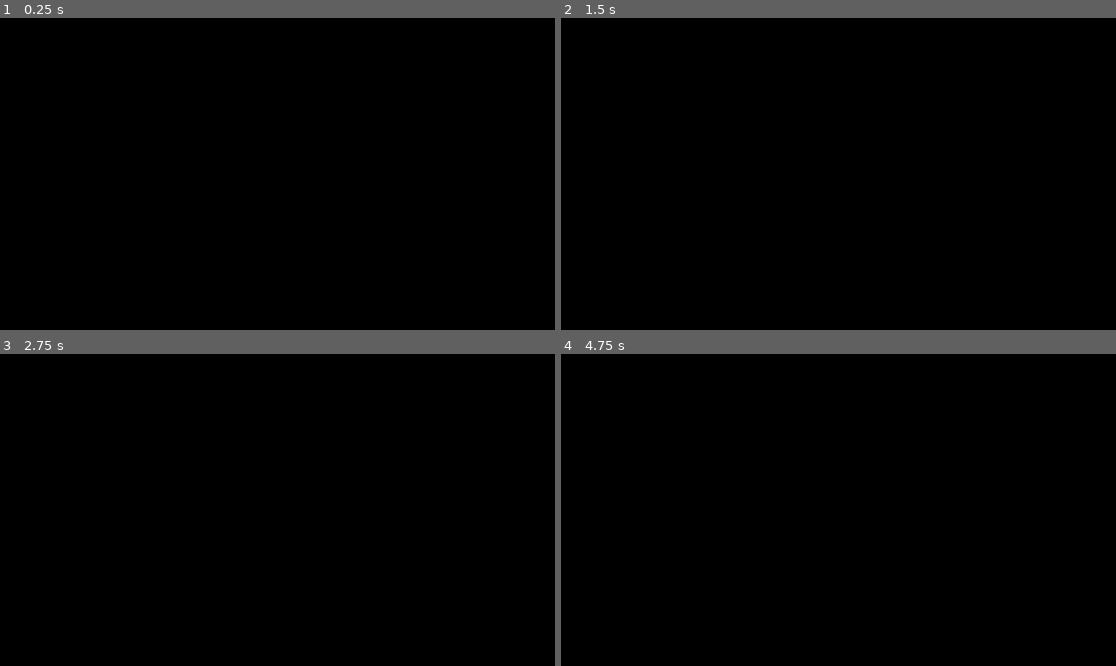
Above: before the commit, frames 1-4 (two rows, left to right).
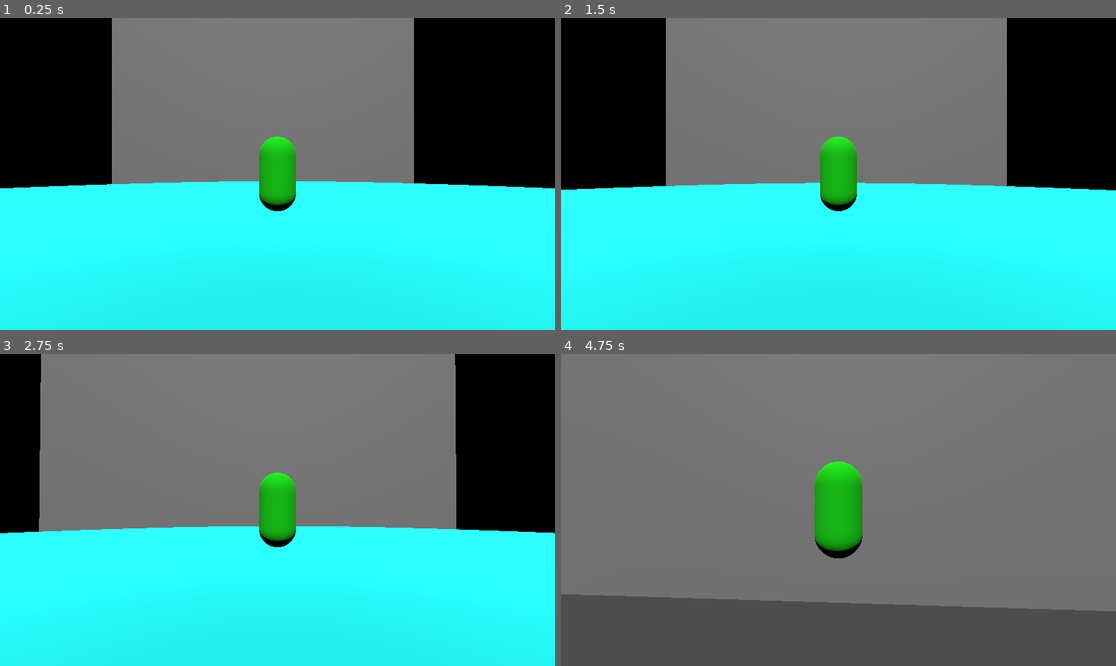
Above: after the commit, the same moments.

Repository: TylerPederson/effort
Game: Godot game, scene res://boss_room.tscn
The game is run twice, just before and just after one commit, with the same random seed, the same clock (stepped at 60 frames per second) and the same inputs.
Inputs (mouse positions are in pixels of both pictures, inside the frame that each line leads up to):
- Up to frame 1 (0.25 s): no input
- Up to frame 2 (1.5 s): tap Enter (ui_accept) at 0.5, 0.77 s; move the mouse to (866, 174) at 0.52 s; hold Up (ui_up) from 0.53 s (still down); move the mouse to (810, 174) at 1.27 s
- Up to frame 3 (2.75 s): keep holding Up (ui_up); tap Enter (ui_accept) at 1.52 s; move the mouse to (288, 503) at 2.02 s
- Up to frame 4 (4.75 s): keep holding Up (ui_up); move the mouse to (832, 516) at 2.77 s; tap Enter (ui_accept) at 3.02, 3.77, 4.52 s; move the mouse to (877, 513) at 3.52 s; move the mouse to (794, 506) at 4.27 s

The runs differ from the first frame. In frame 1, 75% of the frame differs, in the area x 0-100%, y 0-100%; in frame 2, 79%; in frame 3, 86%; in frame 4, 100%.

Commit message:
Basic Lighting and door cut out

Diff:
--- a/boss_room.tscn
+++ b/boss_room.tscn
@@ -1,14 +1,19 @@
-[gd_scene load_steps=2 format=3 uid="uid://clerkr85kk6ww"]
+[gd_scene load_steps=3 format=3 uid="uid://clerkr85kk6ww"]
 
 [ext_resource type="PackedScene" uid="uid://703h7fkmxdhp" path="res://player.tscn" id="1_ve44f"]
+
+[sub_resource type="StandardMaterial3D" id="StandardMaterial3D_ve44f"]
+albedo_color = Color(0.08627451, 1, 1, 1)
 
 [node name="BossRoom" type="Node3D"]
 
 [node name="CSGCylinder3D" type="CSGCylinder3D" parent="."]
-transform = Transform3D(52.034306, 0, 0, 0, 0.9999996, 0, 0, 0, 56.829365, 0, -10.8442335, 0)
+transform = Transform3D(52.034306, 0, 0, 0, 0.9999996, 0, 0, 0, 56.829365, 0, -10, 0)
 use_collision = true
+radius = 0.4
 height = 23.688477
 sides = 64
+material = SubResource("StandardMaterial3D_ve44f")
 
 [node name="Wall" type="CSGBox3D" parent="."]
 transform = Transform3D(-4.371139e-08, 0, 1, 0, 1, 0, -1, 0, -4.371139e-08, -1.6001434, 17.344639, -48.997257)
@@ -17,6 +22,11 @@
 [node name="Wall2" type="CSGBox3D" parent="."]
 transform = Transform3D(1, 0, 0, 0, 1, 0, 0, 0, 1, 36.692577, 18.23383, -1.6358681)
 size = Vector3(1, 55.371094, 93.50058)
+
+[node name="CSGBox3D" type="CSGBox3D" parent="Wall2"]
+transform = Transform3D(1.2706714, 0, 0, 0, 0.99999994, 0, 0, 0, 0.99999994, -0.097, -10, 1.636)
+operation = 2
+size = Vector3(5, 13.015922, 10)
 
 [node name="Wall3" type="CSGBox3D" parent="."]
 transform = Transform3D(1, 0, 0, 0, 1, 0, 0, 0, 1, -44.502747, 17.57661, -2.3530836)
@@ -28,3 +38,6 @@
 
 [node name="Player" parent="." instance=ExtResource("1_ve44f")]
 transform = Transform3D(1, 0, 0, 0, 1, 0, 0, 0, 1, 0, 3.0200787, 0)
+
+[node name="DirectionalLight3D" type="DirectionalLight3D" parent="."]
+transform = Transform3D(1, 0, 0, 0, 0.5709572, 0.82097983, 0, -0.82097983, 0.5709572, 0, 15.381807, 0)
